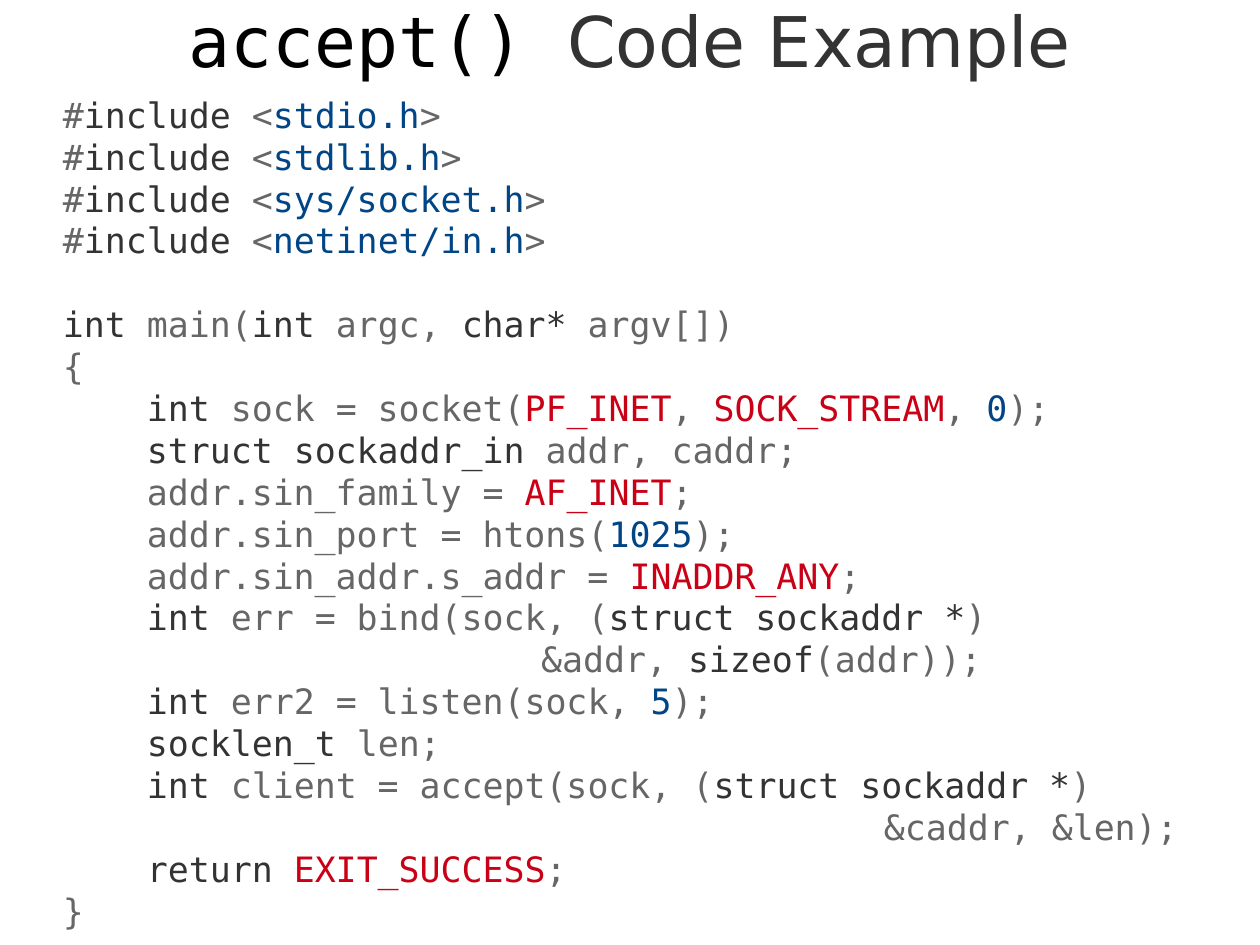
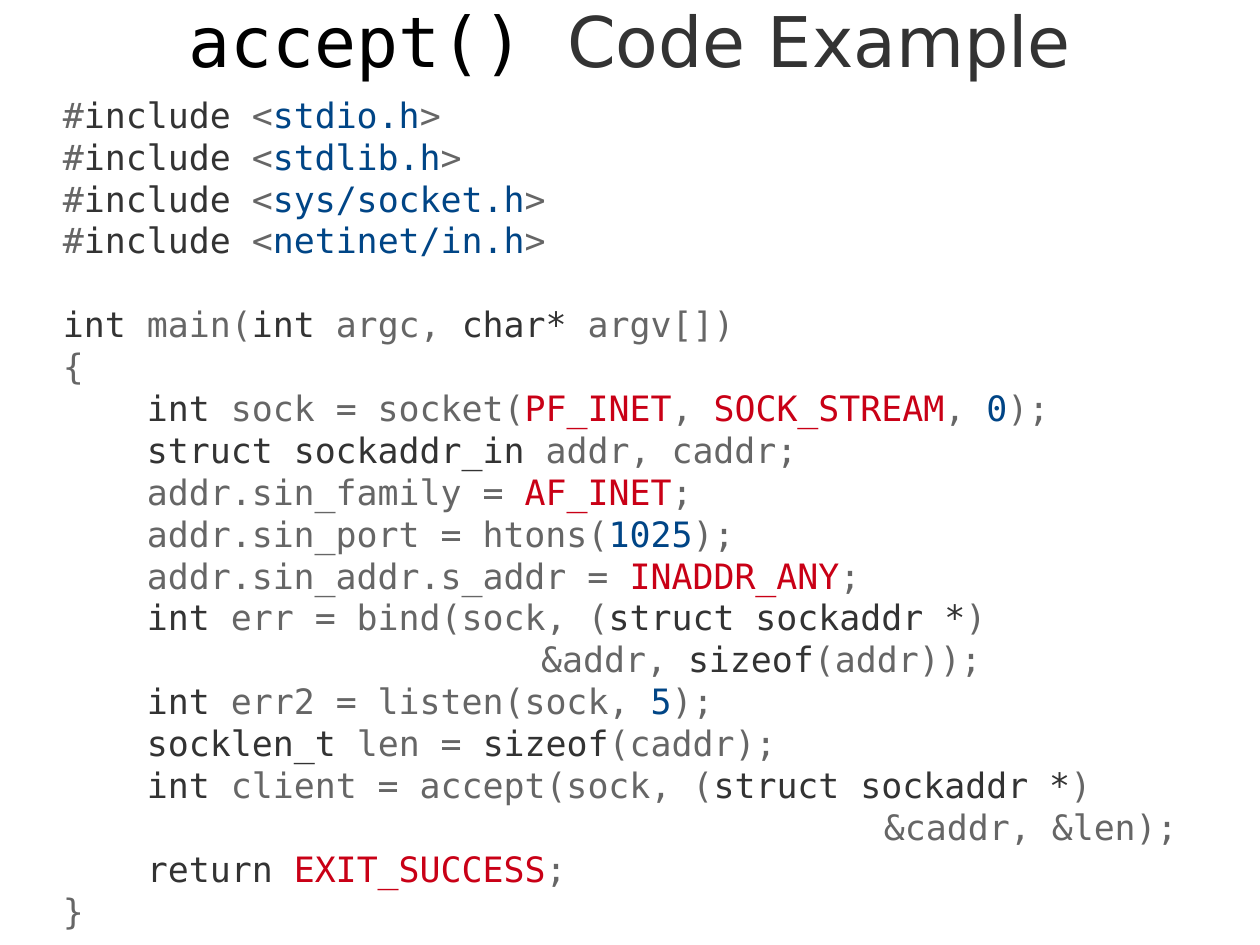
Before and after one commit to theonewolf/15-441-Recitation-Sessions, a slide deck: slide 32 of recitation1/src/recitation1.odp. Drawn at 1260x945 pixels with LibreOffice and Linux fonts; fonts in the diff are those of the drawing. Boxes give left, top, right and bottom in pixels: in the first picture for what was removed or moved away, otherwise in the second. Text is boxed around its words. In the diff, an @@ line names an element or a change of style, - is before the commit and + after.

Commit message:
bugfix: updated slides to properly initialize size value to accept() syscall

```diff
--- a/recitation1/src/recitation1.odp
+++ b/recitation1/src/recitation1.odp
@@ subtitle at (x1=147, y1=729, x2=777, y2=764): text changed @@
-socklen_t len;
+socklen_t len = sizeof(caddr);
```
Also in this commit, not shown: 2 other slides changed, 1 other file.
